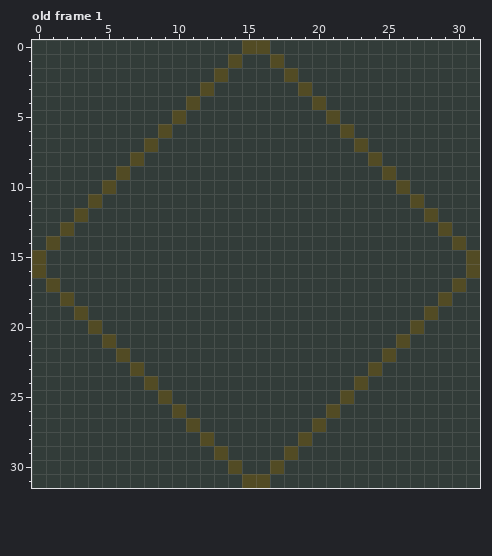
Pixel-art file, stored at assets/imgs/tileset-demo.ase. This is how it looked before the edit.
32x32 pixels, 42 frames. Shown: old frame 1. The commit also changed other frames, which this record leaves out.
After:
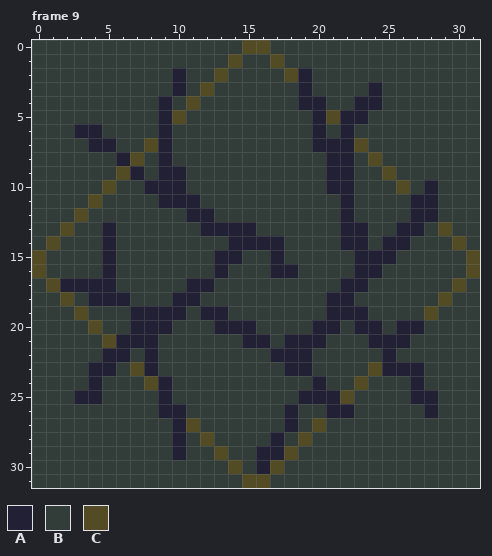
Palette (. is transparent): A #222034  B #323c39  C #524b24
A new or re-ordered frame is compared with the old frame closest to it.
Diff:
frames 42 -> 54
Frame 9 is new; against old frame 1:
y 2: x 10 B -> A; x 19 B -> A
y 3: x 10 B -> A; x 19 C -> A; x 24 B -> A
y 4: x 9 B -> A; x 19..20 BC -> AA; x 23..24 BB -> AA
y 5: x 9 B -> A; x 20 B -> A; x 22..23 BB -> AA
y 6: x 3..4 BB -> AA; x 9 C -> A; x 20 B -> A; x 22 C -> A
y 7: x 4..5 BB -> AA; x 9 B -> A; x 20..22 BBB -> AAA
y 8: x 6 B -> A; x 9 B -> A; x 21..22 BB -> AA
y 9: x 7 B -> A; x 9..10 BB -> AA; x 21..22 BB -> AA
y 10: x 8..10 BBB -> AAA; x 21..22 BB -> AA; x 28 B -> A
y 11: x 9..11 BBB -> AAA; x 22 B -> A; x 27..28 CB -> AA
y 12: x 11..12 BB -> AA; x 22 B -> A; x 27..28 BC -> AA
y 13: x 5 B -> A; x 12..15 BBBB -> AAAA; x 22..23 BB -> AA; x 26..27 BB -> AA
y 14: x 5 B -> A; x 14..17 BBBB -> AAAA; x 22..23 BB -> AA; x 25..26 BB -> AA
y 15: x 5 B -> A; x 13..14 BB -> AA; x 17 B -> A; x 23..25 BBB -> AAA
y 16: x 5 B -> A; x 13 B -> A; x 17..18 BB -> AA; x 23..24 BB -> AA
y 17: x 2..5 BBBB -> AAAA; x 11..12 BB -> AA; x 22..23 BB -> AA
y 18: x 4..6 BBB -> AAA; x 10..11 BB -> AA; x 21..22 BB -> AA
y 19: x 7..10 BBBB -> AAAA; x 12..13 BB -> AA; x 21..23 BBB -> AAA
y 20: x 7..9 BBB -> AAA; x 13..15 BBB -> AAA; x 20..21 BB -> AA; x 23..24 BB -> AA; x 26..27 BC -> AA
y 21: x 6..8 BBB -> AAA; x 15..16 BB -> AA; x 18..20 BBB -> AAA; x 24..26 BBC -> AAA
y 22: x 5..6 BC -> AA; x 8 B -> A; x 17..19 BBB -> AAA; x 25 C -> A
y 23: x 4..5 BB -> AA; x 8 B -> A; x 18..19 BB -> AA; x 25..27 BBB -> AAA
y 24: x 4 B -> A; x 9 B -> A; x 20 B -> A; x 27 B -> A
y 25: x 3..4 BB -> AA; x 9 C -> A; x 19..21 BBB -> AAA; x 27..28 BB -> AA
y 26: x 9..10 BC -> AA; x 18 B -> A; x 21..22 CB -> AA; x 28 B -> A
y 27: x 10 B -> A; x 18 B -> A
y 28: x 10 B -> A; x 17 B -> A
y 29: x 10 B -> A; x 16..17 BB -> AA
y 30: x 16 B -> A
Boxes around the changes in both pictures, in picture pixels (x1, y1, x2, y2):
changed: (60, 68, 438, 474)
